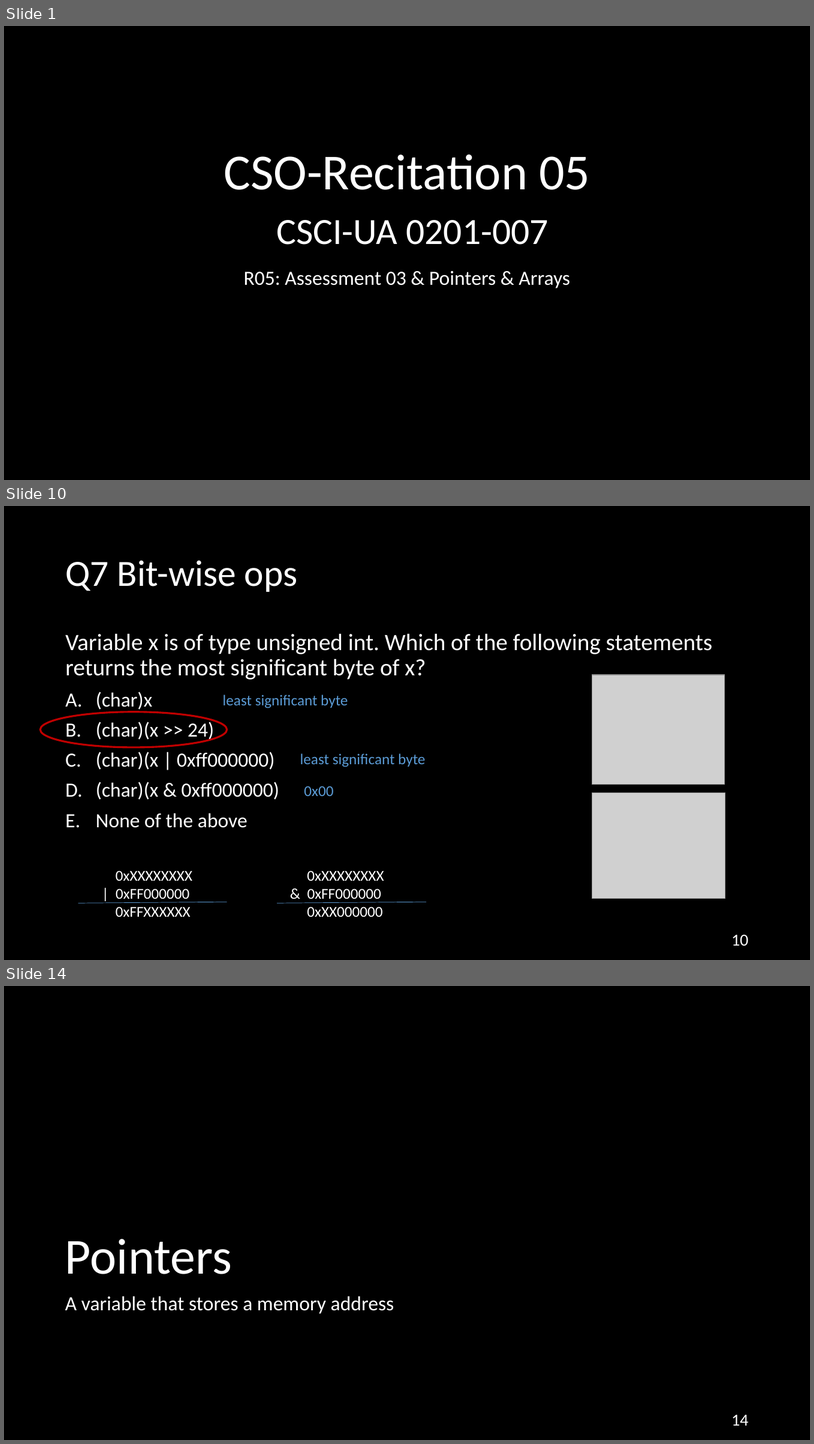
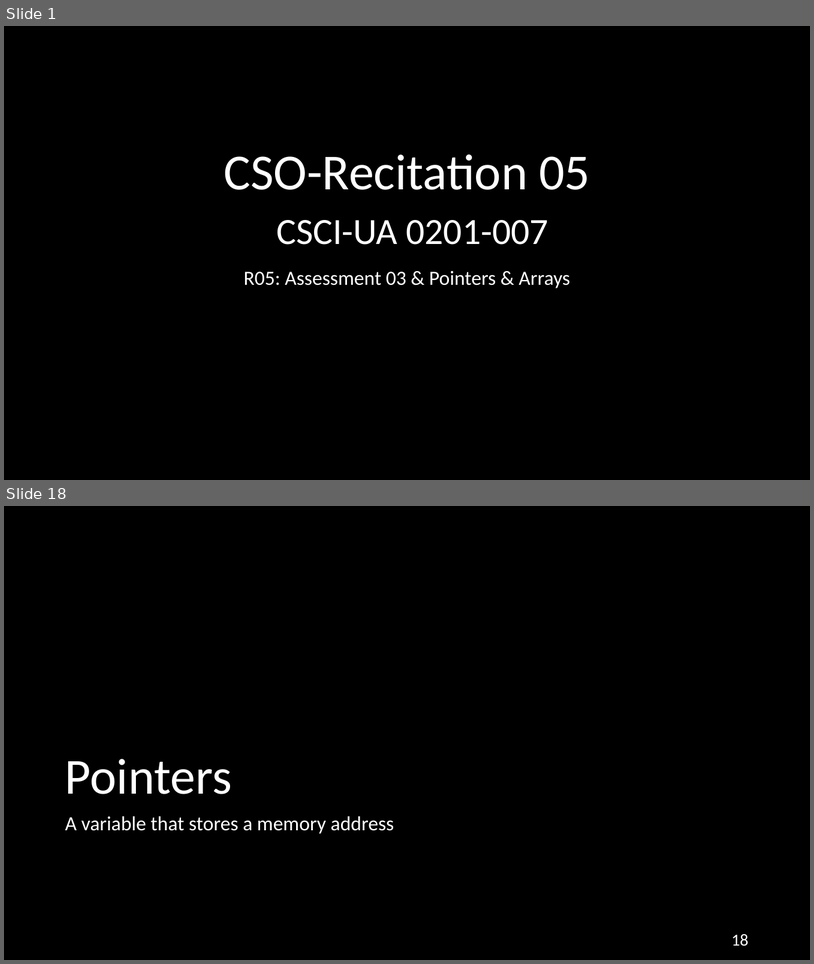
Before and after one commit to NYU-CSO/nyu-cso.github.io, a slide deck: rec-notes/r05.pptx. Shown one above the other, each under a label of ours: slides 1, 10 and 14 before the commit, slides 1 and 18 after it; the slides between them are not shown. The pictures are 814x1444 and 814x964 pixels, drawn with LibreOffice and Linux fonts; fonts in the diff are those of the drawing; grey boxes stand for pictures. Boxes give left, top, right and bottom in pixels: in the first picture for what was removed or moved away, otherwise in the second. Text is boxed around its words. In the diff, an @@ line names an element or a change of style, - is before the commit and + after.

```diff
--- a/rec-notes/r05.pptx
+++ b/rec-notes/r05.pptx
@@ slide 10 removed at (x1=4, y1=506, x2=810, y2=960), background #000000 @@
@@ title removed at (x1=65, y1=560, x2=298, y2=592) @@
-Q7 Bit-wise ops
@@ text removed at (x1=65, y1=633, x2=713, y2=828) @@
-Variable x is of type unsigned int. Which of the following statements returns the most significant byte of x?
-A. (char)x
-B. (char)(x >> 24)
-C. (char)(x | 0xff000000)
-D. (char)(x & 0xff000000)
-E. None of the above
@@ picture removed at (x1=593, y1=675, x2=725, y2=784) @@
@@ text removed at (x1=223, y1=694, x2=348, y2=708) @@
-least significant byte
@@ ellipse removed at (x1=40, y1=712, x2=227, y2=747) @@
@@ text removed at (x1=300, y1=753, x2=425, y2=767) @@
-least significant byte
@@ text removed at (x1=304, y1=786, x2=333, y2=796) @@
-0x00
@@ picture removed at (x1=593, y1=792, x2=726, y2=898) @@
@@ text removed at (x1=116, y1=870, x2=192, y2=916) @@
-0xXXXXXXXX
-| 0xFF000000
-0xFFXXXXXX
@@ text removed at (x1=307, y1=870, x2=384, y2=916) @@
-0xXXXXXXXX
-& 0xFF000000
-0xXX000000
@@ line removed from (78, 903) to (227, 901) @@
@@ line removed from (278, 903) to (427, 901) @@
@@ page number removed at (x1=732, y1=934, x2=749, y2=945) @@
-10
@@ what was slide 14 is now slide 18 @@
@@ page number at (x1=732, y1=934, x2=749, y2=946): text changed @@
-14
+18
```
Also in this commit, not shown: 6 slides changed, 14 slides added, 9 other slides removed, 1 other file.
